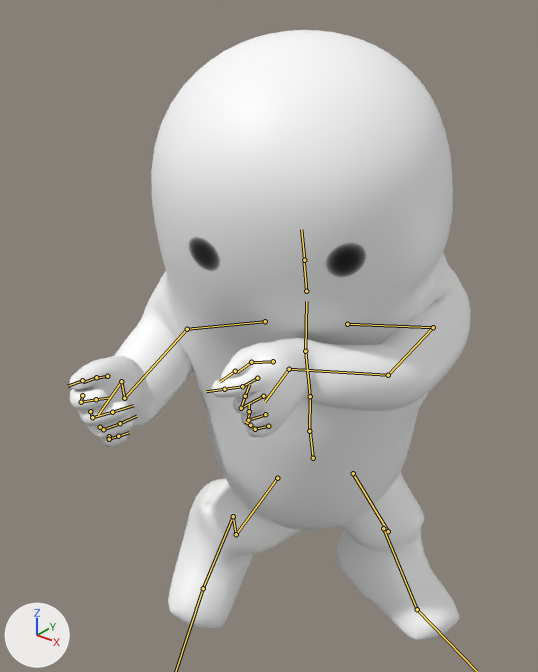
Before and after pictures for a commit that changed the FBX model Assets/Meshes/Player/StrafeLeft.fbx.
Rendered twice from a 50 mm lens placed at (1.009, -1.476, 1.688), pointed at (0.003, -0.219, 0.909). The lights are fixed; the arrows at lower left show +X, +Y and +Z. Both versions are drawn at frame 30 of the action 'mixamo.com'; the numbers are the values there. The bones that bend it are drawn over the model as lines.

The first picture shows 'CharacterFinal'.
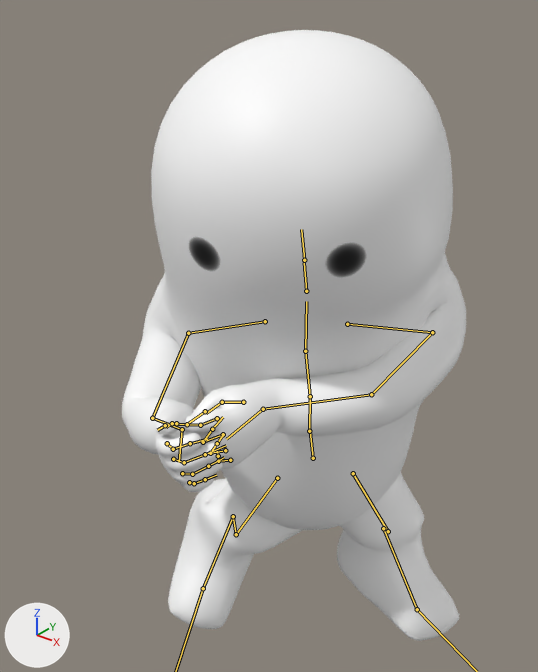
Pixel boxes (x1, y1, x2, y2) of what changed, in the pictures (538 x 672 px):
'CharacterFinal', posed (14% narrower): before (69, 30, 470, 641); after (122, 30, 466, 641)
bone 'mixamorig:LeftShoulder', root to tip: before (347, 324) to (433, 327); after (347, 324) to (432, 332)
bone 'mixamorig:LeftArm', root to tip: before (433, 327) to (388, 375); after (432, 332) to (371, 394)
bone 'mixamorig:LeftForeArm', root to tip: before (388, 375) to (289, 369); after (371, 394) to (263, 409)
bone 'mixamorig:LeftHand', root to tip: before (289, 369) to (265, 401); after (263, 409) to (226, 439)
bone 'mixamorig:LeftHandThumb1', root to tip: before (273, 361) to (251, 362); after (243, 402) to (222, 402)
bone 'mixamorig:RightShoulder', root to tip: before (265, 321) to (187, 329); after (265, 321) to (188, 333)
bone 'mixamorig:RightArm', root to tip: before (187, 329) to (124, 398); after (188, 333) to (152, 418)
bone 'mixamorig:RightForeArm', root to tip: before (124, 398) to (121, 381); after (152, 418) to (182, 429)
bone 'mixamorig:RightHand', root to tip: before (121, 381) to (98, 415); after (182, 429) to (179, 462)
bone 'mixamorig:RightHandThumb1', root to tip: before (107, 376) to (97, 378); after (176, 423) to (172, 424)

What the commit changed:
Bone 'mixamorig:LeftShoulder' (bone_mixamorig_leftshoulder) turns from (-14, -13, 14) to (-10, -13, 14) degrees about its own x, y and z.
Bone 'mixamorig:LeftArm' (bone_mixamorig_leftarm) turns from (21, -27, 93) to (40, -23, 92) degrees about its own x, y and z.
Bone 'mixamorig:LeftForeArm' (bone_mixamorig_leftforearm) turns from (10, -1, 12) to (11, 10, 10) degrees about its own x, y and z.
Bone 'mixamorig:LeftHand' (bone_mixamorig_lefthand) turns from (-13, -34, -34) to (-13, -41, -21) degrees about its own x, y and z.
Bone 'mixamorig:LeftHandThumb1' (bone_mixamorig_lefthandthumb1) turns from (29, 4, -15) to (27, 0, -20) degrees about its own x, y and z.
Bone 'mixamorig:RightShoulder' (bone_mixamorig_rightshoulder) turns from (6, -3, 5) to (10, -3, 4) degrees about its own x, y and z.
Bone 'mixamorig:RightArm' (bone_mixamorig_rightarm) turns from (6, 31, -47) to (22, 28, -48) degrees about its own x, y and z.
Bone 'mixamorig:RightForeArm' (bone_mixamorig_rightforearm) turns from (39, 17, -46) to (49, -6, -49) degrees about its own x, y and z.
Bone 'mixamorig:RightHand' (bone_mixamorig_righthand) turns from (6, 48, 54) to (5, 59, 37) degrees about its own x, y and z.
Bone 'mixamorig:RightHandThumb1' (bone_mixamorig_righthandthumb1) turns from (2, 9, 17) to (-1, 12, 12) degrees about its own x, y and z.
